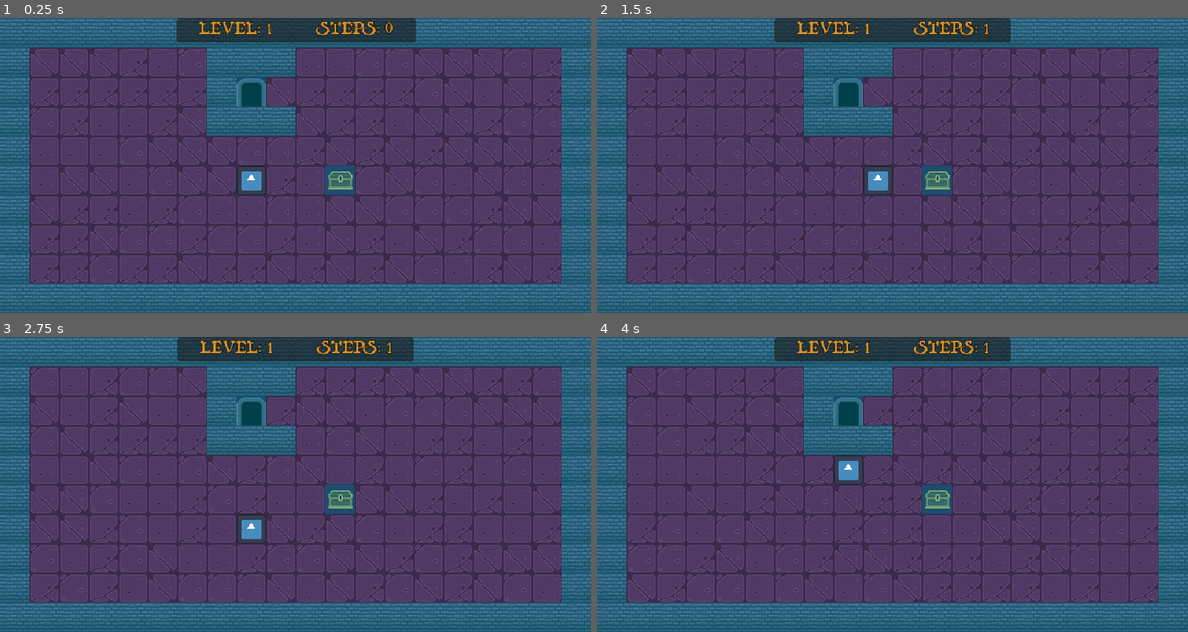
Above: before the commit, frames 1-4 (two rows, left to right).
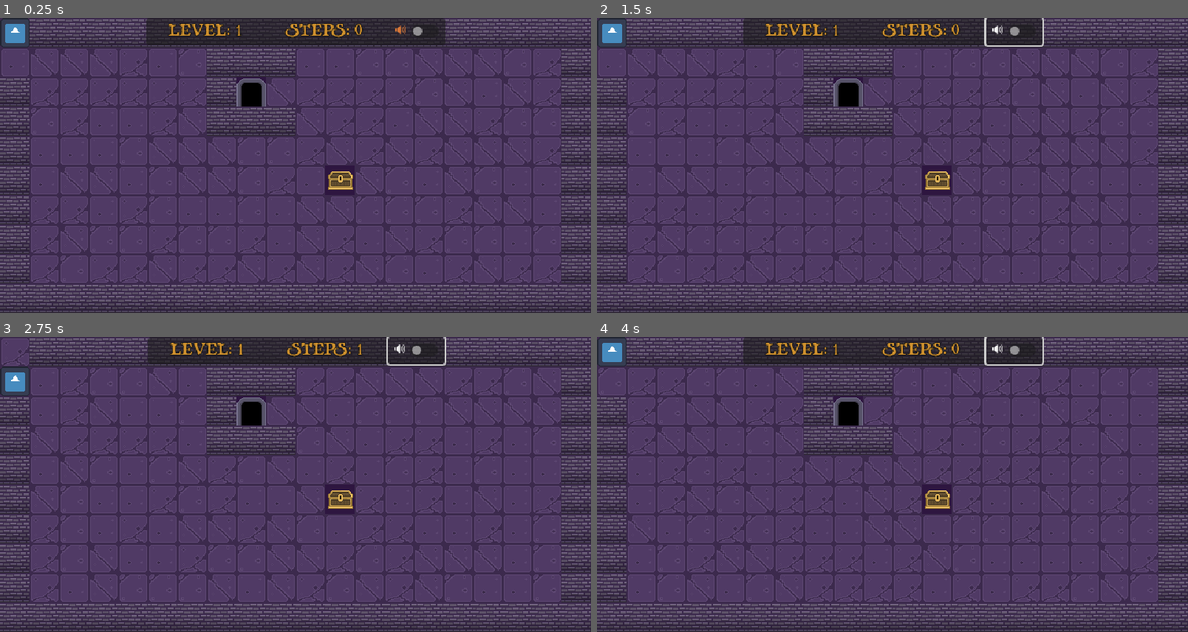
Above: after the commit, the same moments.

Repository: rdoetjes/pirateban
Game: Godot game, scene res://Game.tscn
Two runs of this game, one before a commit and one after it. Both use one fixed random seed, a clock stepped at 60 frames per second and the inputs below. The engine's default icon, where the game draws it, is replaced by a stand-in: a white triangle on a blue panel in a dark square.
Inputs (mouse positions are in pixels of both pictures, inside the frame that each line leads up to):
- Up to frame 1 (0.25 s): no input
- Up to frame 2 (1.5 s): click (1016, 32) at 0.5 s, where only the run after the commit has a clickable "🔊"; tap Enter at 1.25 s; hold Right (ui_right) from 1.28 s (still down)
- Up to frame 3 (2.75 s): tap R (restart) at 2 s; release Right (ui_right) at 2.03 s; hold Down (ui_down) from 2.03 s (still down)
- Up to frame 4 (4 s): tap R (restart) at 2.75, 3.5 s; release Down (ui_down) at 2.78 s; hold Right (ui_right) 2.78-3.53 s; hold Up (ui_up) from 3.53 s (still down)

The runs differ from the first frame. In frame 1, 31% of the frame differs, in the area x 0-100%, y 0-100%; in frame 2, 31%; in frame 3, 32%; in frame 4, 32%.

Commit message:
music on/off

Diff:
--- a/Game.gd
+++ b/Game.gd
@@ -41,7 +41,7 @@
 				"D":
 					PlayField.set_cell(0, Vector2i(x, y), 1, Vector2i(6,4))
 				"T":
-					#PlayField.set_cell(0, Vector2i(x, y), 0, empty_tiles.pick_random())
+					PlayField.set_cell(0, Vector2i(x, y), 0, empty_tiles.pick_random())
 					PlayField.set_cell(0, Vector2i(x, y), 1, Vector2i(6,2))
 				"P":
 					PlayField.set_cell(0, Vector2i(x, y), 0, empty_tiles.pick_random())
@@ -69,3 +69,9 @@
 # Called every frame. 'delta' is the elapsed time since the previous frame.
 func _process(_delta) -> void:
 	$UI/PanelContainer/HBoxContainer/StepsLbl.text = "STEPS: "+str(steps)
+
+func _on_check_button_toggled(_button_pressed):
+	if $AudioStreamPlayer2D.playing:
+		$AudioStreamPlayer2D.stop()
+	else:
+		$AudioStreamPlayer2D.play()
--- a/Game.tscn
+++ b/Game.tscn
@@ -331,7 +331,7 @@
 
 [sub_resource type="Theme" id="Theme_tfcet"]
 default_font = ExtResource("3_smxhm")
-default_font_size = 20
+default_font_size = 12
 
 [sub_resource type="LabelSettings" id="LabelSettings_jmt0c"]
 font = ExtResource("3_smxhm")
@@ -345,6 +345,9 @@
 outline_size = 3
 outline_color = Color(0.0745098, 0.0745098, 0.0745098, 1)
 
+[sub_resource type="StyleBoxFlat" id="StyleBoxFlat_qem4o"]
+bg_color = Color(0.584314, 0.243137, 0.12549, 1)
+
 [node name="Game" type="Node2D"]
 script = ExtResource("1_2dvqh")
 metadata/_edit_group_ = true
@@ -354,7 +357,6 @@
 visibility_layer = 3
 tile_set = SubResource("TileSet_yvl2m")
 cell_quadrant_size = 32
-collision_visibility_mode = 1
 format = 2
 layer_0/name = "walls"
 layer_1/name = "tressure"
@@ -405,14 +407,23 @@
 layout_mode = 2
 text = "STEPS: 1"
 label_settings = SubResource("LabelSettings_4cjv5")
-horizontal_alignment = 1
 vertical_alignment = 1
 
 [node name="Separator3" type="Control" parent="UI/PanelContainer/HBoxContainer"]
 custom_minimum_size = Vector2(20, 2.08165e-12)
 layout_mode = 2
+
+[node name="CheckButton" type="CheckButton" parent="UI/PanelContainer/HBoxContainer"]
+layout_mode = 2
+tooltip_text = "Music on/off"
+theme_override_colors/font_color = Color(0.839216, 0.462745, 0.215686, 1)
+theme_override_styles/pressed = SubResource("StyleBoxFlat_qem4o")
+text = "🔊"
+flat = true
 
 [node name="AudioStreamPlayer2D" type="AudioStreamPlayer2D" parent="."]
 stream = ExtResource("5_mm7s5")
 volume_db = -32.0
 autoplay = true
+
+[connection signal="toggled" from="UI/PanelContainer/HBoxContainer/CheckButton" to="." method="_on_check_button_toggled"]
--- a/Player.gd
+++ b/Player.gd
@@ -53,7 +53,6 @@
 		$Sprite2D.position = Vector2(new_pos.x*32+16, new_pos.y*32+16)
 		grid_pos = new_pos
 
-
 func _physics_process(_delta):
 	if enable_input:
 		process_input()
Not shown: 1 places in Game.tscn that only renumber resources
Not shown, changed: levels/level1.txt
